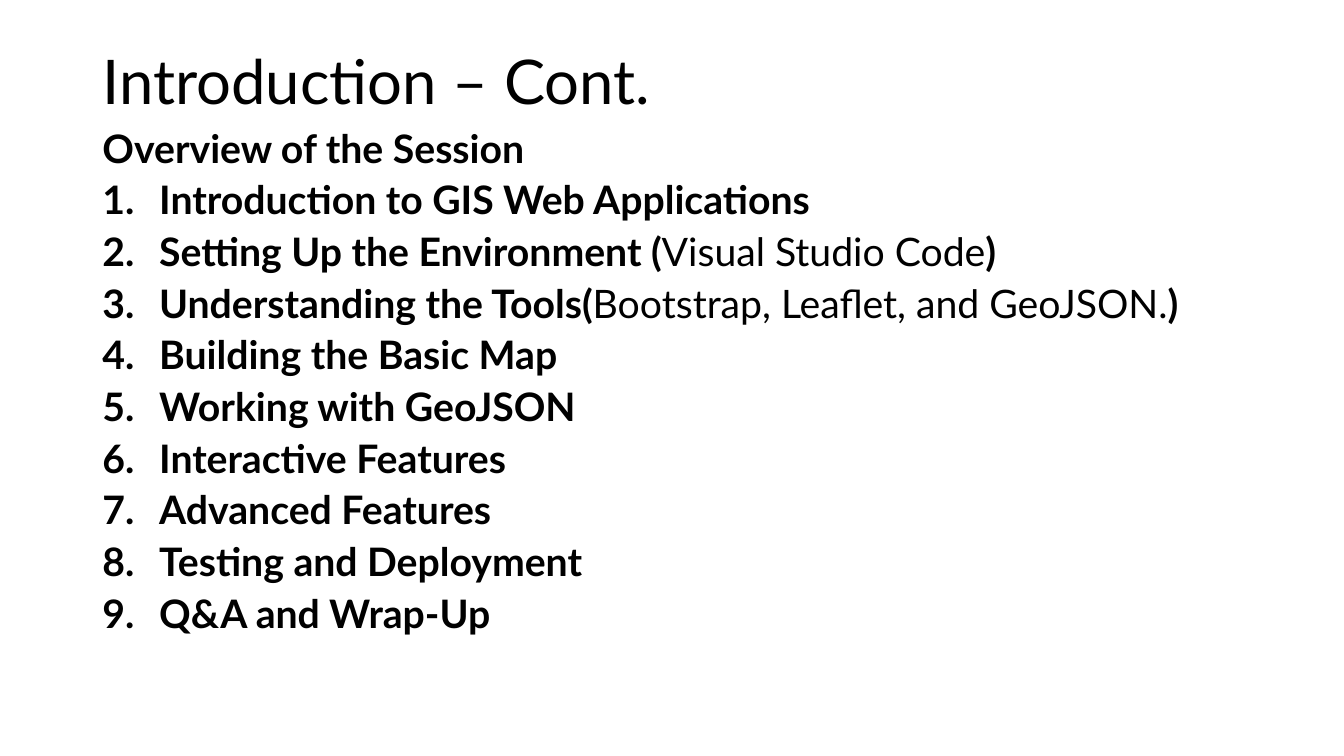
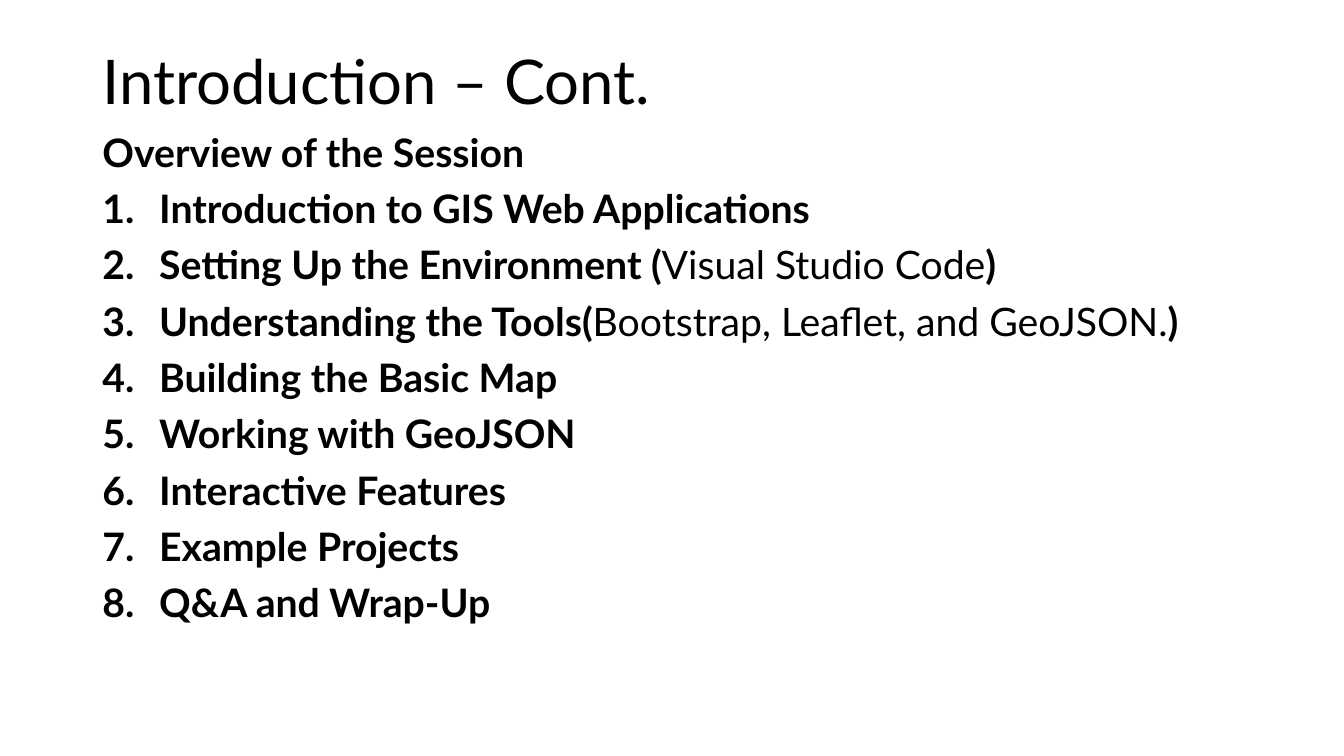
Before and after one commit to kengeospatialist/Web-Mapping, a slide deck: slide 3 of GIS Web Application Development.pptx. Drawn at 1344x756 pixels with LibreOffice and Linux fonts; fonts in the diff are those of the drawing. Boxes give left, top, right and bottom in pixels: in the first picture for what was removed or moved away, otherwise in the second. Text is boxed around its words. In the diff, an @@ line names an element or a change of style, - is before the commit and + after.

```diff
--- a/GIS Web Application Development.pptx
+++ b/GIS Web Application Development.pptx
@@ text at (102, 138, 1178, 624): line spacing 0.8 to 0.9 @@
@@ text at (159, 532, 459, 568): text changed @@
-7. Advanced Features
-8. Testing and Deployment
+7. Example Projects
```
Also in this commit, not shown: 3 other files.
